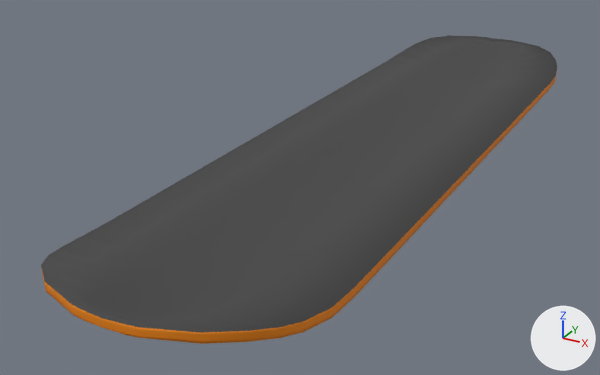
The FBX model Blender/Exports/Skateboard.fbx, before and after one commit.
One viewpoint serves both versions: a camera (50 mm lens) standing at (0.323, -0.75, 0.301) and looking at (-0.059, -0.055, -0.046). Every picture has the same lights, and +X, +Y and +Z are marked at lower right.

In view in the first picture: 'Deck'.
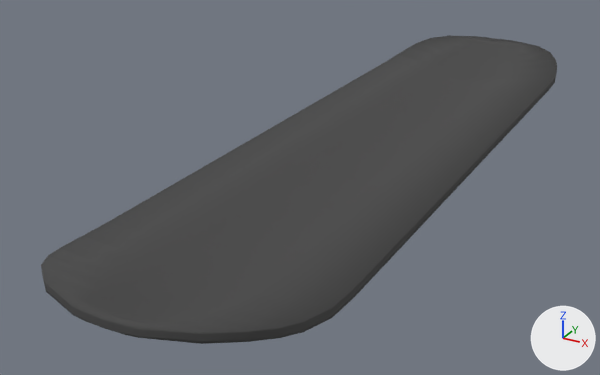
Patch to the scene script:
```diff
--- a/Blender/Exports/Skateboard.fbx.py
+++ b/Blender/Exports/Skateboard.fbx.py
@@ me_deck_002 @@
 me_deck_002.from_pydata(...)  # 418 vertices, 420 faces; spans x -0.111..0.111, y -0.42..0.42, z -0.02..0.018
 # used by ob_deck; location = (0.0, 0.0, 0.0)
-me_deck_002.materials.append(mat_bottom)  # white #e7e7e7
+# me_deck_002 part 1: all 160 faces that had it switch from mat_side (orange #e78300) to mat_top (dark grey #484848)
```

What differs and where, as boxes (x1, y1, x2, y2) in the pictures (600 x 375 px):
part 1 of me_deck_002, recoloured
    both: (41, 71, 557, 344)
